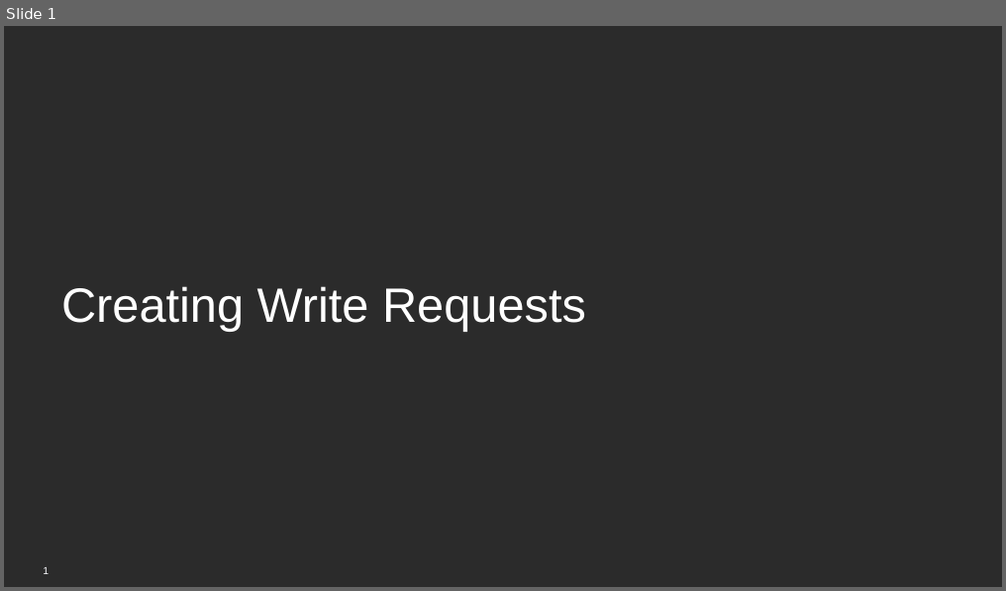
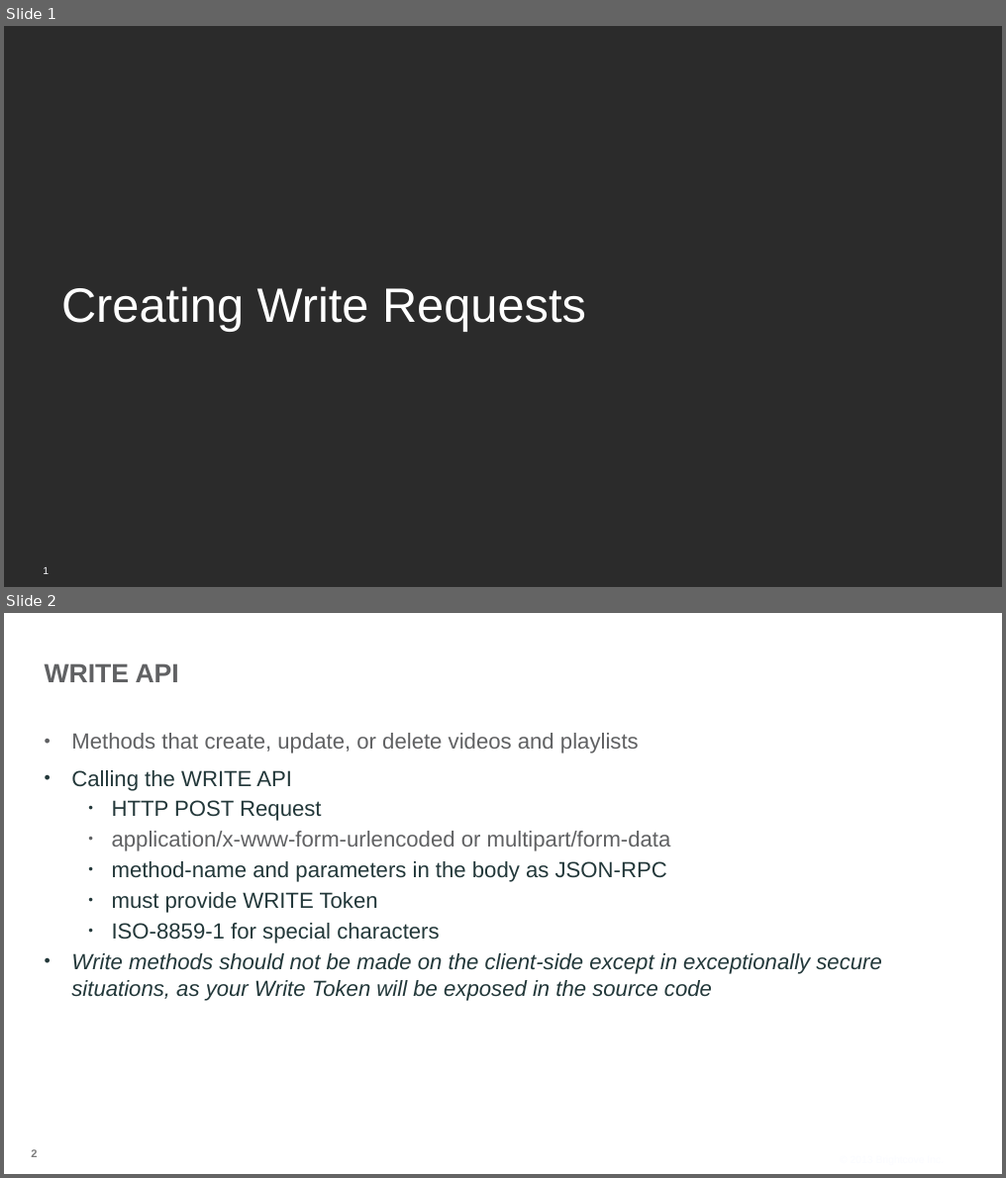
Before and after one commit to BrightcoveLearning/VideoCloudMediaAPI, a slide deck: VideoSessionsMaterials/creating-write-requests.pptx. Shown one above the other, each under a label of ours: slide 1 before the commit, slides 1 and 2 after it. The pictures are 1006x591 and 1006x1178 pixels, drawn with LibreOffice and Linux fonts; fonts in the diff are those of the drawing; background and template pictures are left out; a plain dark background stands for a picture behind light text. Boxes give left, top, right and bottom in pixels: in the first picture for what was removed or moved away, otherwise in the second. Text is boxed around its words. In the diff, an @@ line names an element or a change of style, - is before the commit and + after.

Commit message:
Changes to PPTs for video recordings

```diff
--- a/VideoSessionsMaterials/creating-write-requests.pptx
+++ b/VideoSessionsMaterials/creating-write-requests.pptx
@@ slide 2 added at [4, 613, 1002, 1174], background picture (left out) @@
@@ title added at [45, 663, 179, 682], 36 pt, text #606163, bold @@
+WRITE API
@@ text added at [71, 733, 881, 1001], 30 pt, text #23383A @@
+• Methods that create, update, or delete videos and playlists
+• Calling the WRITE API
+  • HTTP POST Request
+  • application/x-www-form-urlencoded or multipart/form-data
+  • method-name and parameters in the body as JSON-RPC
+  • must provide WRITE Token
+  • ISO-8859-1 for special characters
+• Write methods should not be made on the client-side except in exceptionally secure situations, as your Write Token will be exposed in the source code
@@ page number added at [31, 1150, 37, 1157], 15 pt, text #7B7B7B, bold @@
+2
@@ text added at [835, 1152, 949, 1169], 14 pt, text #FBFCFF @@
+© 2013 Brightcove Inc.
```
Also in this commit, not shown: 6 other slides added, 16 other files.
